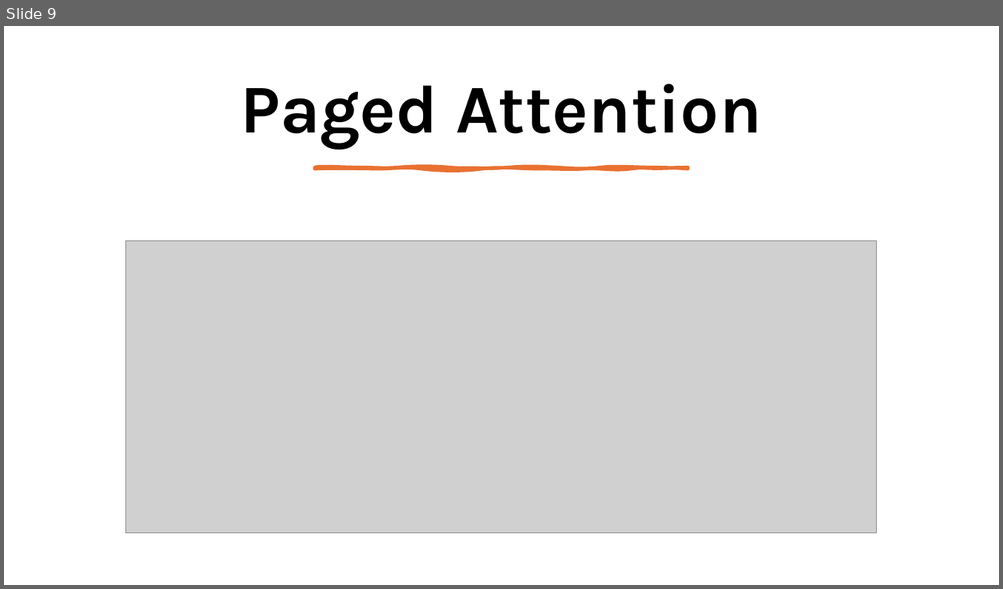
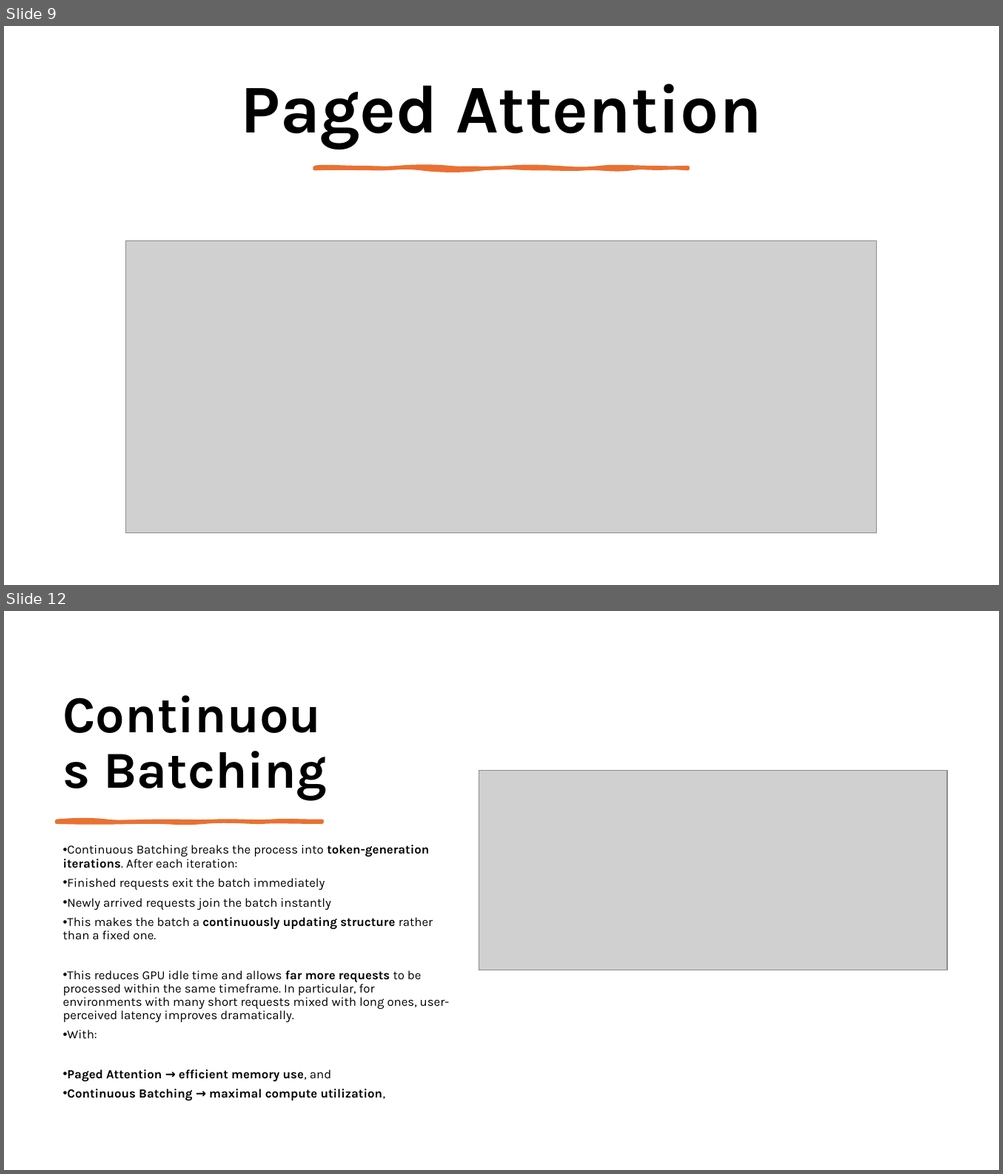
Before and after one commit to pavanjava/vllm_zero2hero, a slide deck: deep_on_inference.pptx. Shown one above the other, each under a label of ours: slide 9 before the commit, slides 9 and 12 after it; the slides between them are not shown. The pictures are 1003x589 and 1003x1174 pixels, drawn with LibreOffice and Linux fonts; fonts in the diff are those of the drawing; grey boxes stand for pictures. Boxes give left, top, right and bottom in pixels: in the first picture for what was removed or moved away, otherwise in the second. Text is boxed around its words. In the diff, an @@ line names an element or a change of style, - is before the commit and + after.

```diff
--- a/deep_on_inference.pptx
+++ b/deep_on_inference.pptx
@@ slide 12 added at (x1=4, y1=611, x2=999, y2=1170), background #FFFFFF @@
@@ picture added at (x1=478, y1=771, x2=947, y2=971) @@
@@ freeform shape added at (x1=57, y1=820, x2=322, y2=822), fill #E97132, outline #E97132 3 pt @@
@@ title added at (x1=63, y1=845, x2=188, y2=857), 50 pt, text #000000, bold @@
+Continuous Batching
@@ text added at (x1=63, y1=845, x2=449, y2=1102), 12 pt, text #000000 @@
+• Continuous Batching breaks the process into token-generation iterations. After each iteration:
+• Finished requests exit the batch immediately
+• Newly arrived requests join the batch instantly
+• This makes the batch a continuously updating structure rather than a fixed one.
+• This reduces GPU idle time and allows far more requests to be processed within the same timeframe. In particular, for environments with many short requests mixed with long ones, user-perceived latency improves dramatically.
+• With:
+• Paged Attention → efficient memory use, and
+• Continuous Batching → maximal compute utilization,
```
Also in this commit, not shown: 1 slide changed, 3 other slides added, 5 other files.
